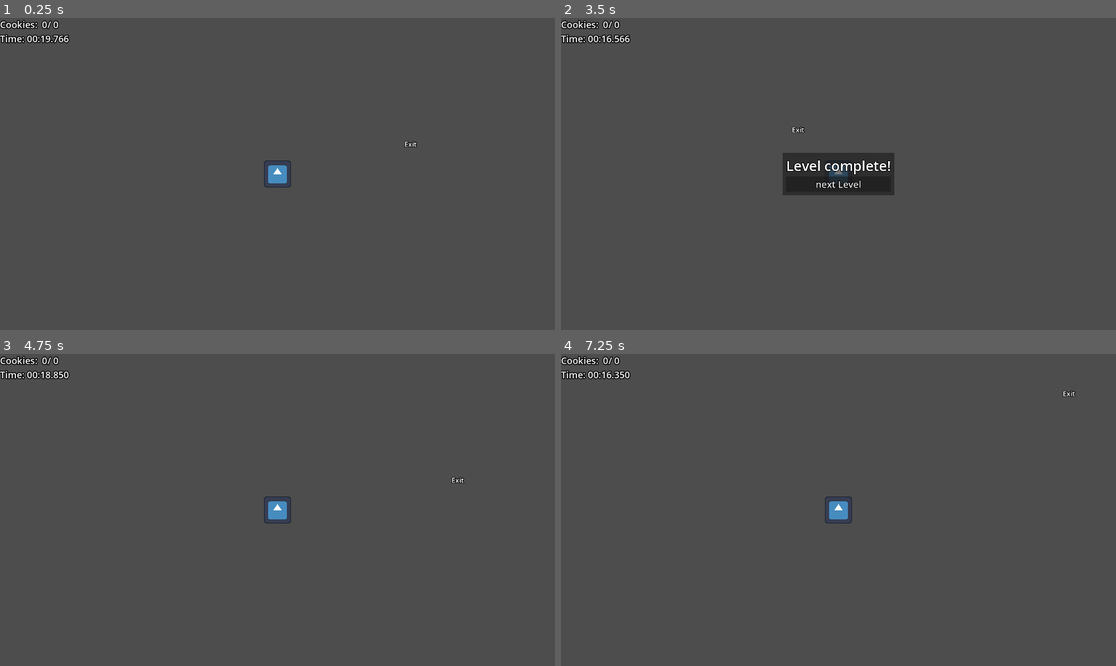
Above: before the commit, frames 1-4 (two rows, left to right).
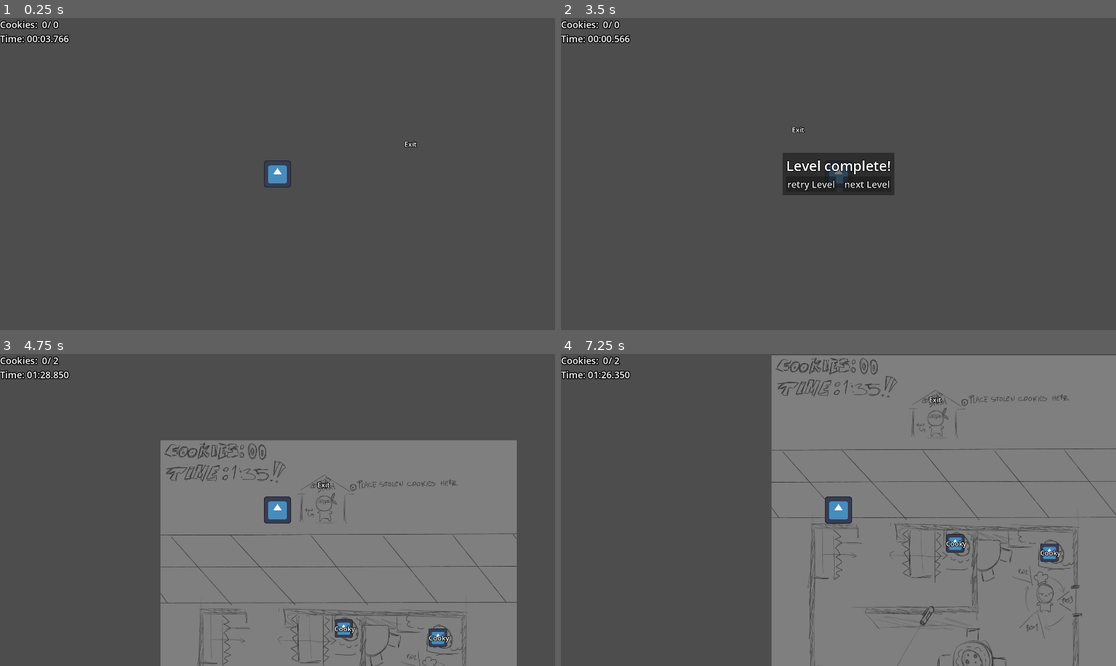
Above: after the commit, the same moments.

Repository: Fan-Dev1/BrackeysGameJam
Game: Godot game, scene res://levels/level_02.tscn
Same seed, same stepped clock (60 frames per second), same inputs: the game is played once before the commit and once after it. This scene is started directly instead of the project's main scene. The engine's default icon, where the game draws it, is replaced by a stand-in: a white triangle on a blue panel in a dark square.
Inputs (mouse positions are in pixels of both pictures, inside the frame that each line leads up to):
- Up to frame 1 (0.25 s): no input
- Up to frame 2 (3.5 s): hold D (move_right) 0.53-1.28 s; hold S (move_down) 1.28-2.03 s; hold D (move_right) 2.03-2.78 s; hold W (move_up) from 2.78 s (still down)
- Up to frame 3 (4.75 s): release W (move_up) at 3.5 s; click (249, 519) at 3.5 s, where only the run after the commit has a clickable "retry Level"; hold A (move_left) from 4.28 s (still down)
- Up to frame 4 (7.25 s): release A (move_left) at 5.78 s; hold S (move_down) 5.78-6.53 s; hold D (move_right) from 6.53 s (still down)

The runs differ from the first frame. In frame 1, less than 0.1% of the frame differs, in the area x 7-10%, y 5-9%; in frame 2, 0.3%; in frame 3, 44%; in frame 4, 58%, in the area x 5-100%, y 0-100%.

Commit message:
add export_presets.cfg for web and windows

Diff:
--- a/levels/base_level.tscn
+++ b/levels/base_level.tscn
@@ -105,7 +105,17 @@
 text = "Level complete!"
 label_settings = SubResource("LabelSettings_63c5o")
 
-[node name="NextLevelButton" type="Button" parent="CanvasLayer/LevelCompletePanel/MarginContainer/VBoxContainer"]
+[node name="HBoxContainer" type="HBoxContainer" parent="CanvasLayer/LevelCompletePanel/MarginContainer/VBoxContainer"]
+layout_mode = 2
+theme_override_constants/separation = 24
+
+[node name="RetryLevelButton" type="Button" parent="CanvasLayer/LevelCompletePanel/MarginContainer/VBoxContainer/HBoxContainer"]
+layout_mode = 2
+theme_override_constants/outline_size = 8
+theme_override_font_sizes/font_size = 32
+text = "retry Level"
+
+[node name="NextLevelButton2" type="Button" parent="CanvasLayer/LevelCompletePanel/MarginContainer/VBoxContainer/HBoxContainer"]
 layout_mode = 2
 theme_override_constants/outline_size = 8
 theme_override_font_sizes/font_size = 32
@@ -150,5 +160,6 @@
 
 [connection signal="timeout" from="LevelTimer" to="." method="_on_level_timer_timeout"]
 [connection signal="body_entered" from="ExitArea" to="." method="_on_exit_area_body_entered"]
-[connection signal="pressed" from="CanvasLayer/LevelCompletePanel/MarginContainer/VBoxContainer/NextLevelButton" to="." method="_on_next_level_button_pressed"]
+[connection signal="pressed" from="CanvasLayer/LevelCompletePanel/MarginContainer/VBoxContainer/HBoxContainer/RetryLevelButton" to="." method="_on_retry_level_button_pressed"]
+[connection signal="pressed" from="CanvasLayer/LevelCompletePanel/MarginContainer/VBoxContainer/HBoxContainer/NextLevelButton2" to="." method="_on_next_level_button_pressed"]
 [connection signal="pressed" from="CanvasLayer/TimeoutPanel/MarginContainer/VBoxContainer/RetryLevelButton" to="." method="_on_retry_level_button_pressed"]
--- a/levels/level_02.tscn
+++ b/levels/level_02.tscn
@@ -6,7 +6,7 @@
 metadata/_edit_lock_ = true
 
 [node name="LevelTimer" parent="." index="0"]
-wait_time = 20.0
+wait_time = 4.0
 
 [node name="ExitArea" parent="." index="1"]
 position = Vector2(664, 184)
Not shown, added: export_presets.cfg
Not shown, changed: .gitignore
Not shown, added: export/web/serve.py
